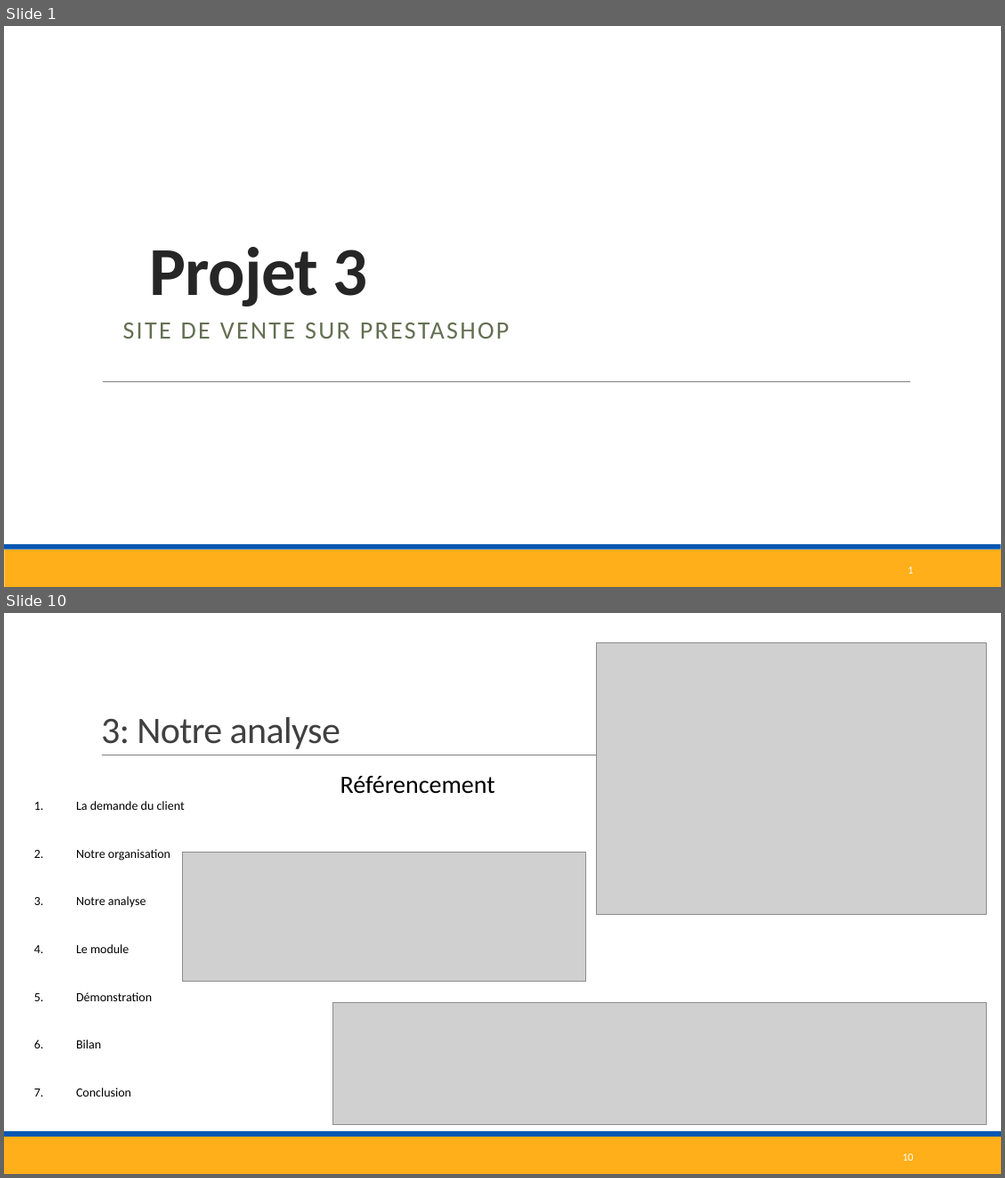
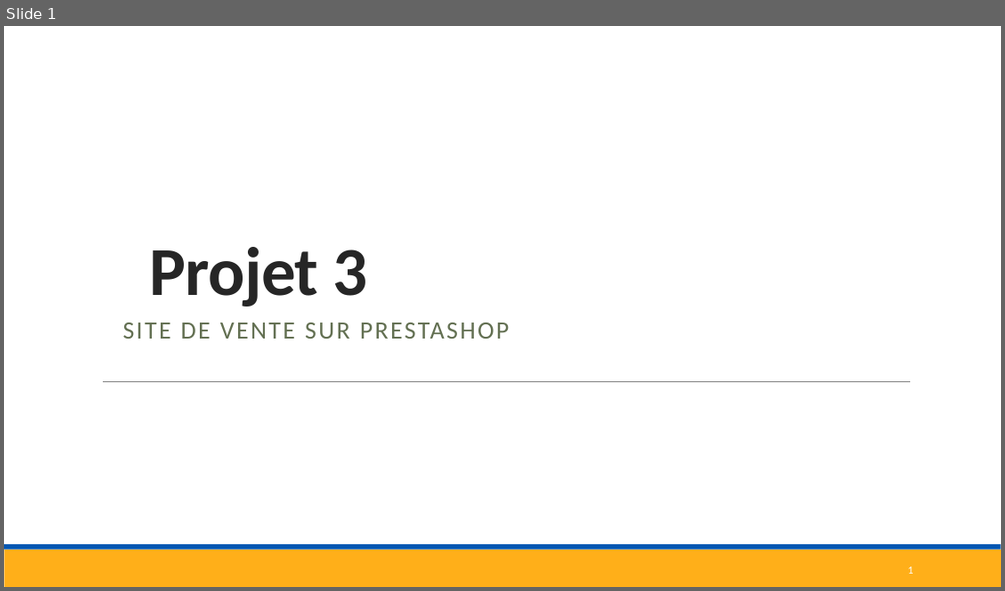
Before and after one commit to corentinBER/Projet-3, a slide deck: Projet3.pptx. Shown one above the other, each under a label of ours: slides 1 and 10 before the commit, slide 1 after it; the slides between them are not shown. The pictures are 1005x1178 and 1005x591 pixels, drawn with LibreOffice and Linux fonts; fonts in the diff are those of the drawing; grey boxes stand for pictures. Boxes give left, top, right and bottom in pixels: in the first picture for what was removed or moved away, otherwise in the second. Text is boxed around its words. In the diff, an @@ line names an element or a change of style, - is before the commit and + after.

```diff
--- a/Projet3.pptx
+++ b/Projet3.pptx
@@ slide 10 removed at bbox=[4, 613, 1001, 1174], background #FFFFFF; not listed: 2 template elements that a slide beside it also shows @@
@@ picture removed at bbox=[596, 642, 987, 914] @@
@@ title removed at bbox=[101, 717, 340, 749] @@
-3: Notre analyse
@@ line removed from (102, 755) to (917, 755) @@
@@ text removed at bbox=[340, 775, 495, 794] @@
-Référencement
@@ text removed at bbox=[76, 801, 185, 1096] @@
-1. La demande du client
-2. Notre organisation
-3. Notre analyse
-4. Le module
-5. Démonstration
-6. Bilan
-7. Conclusion
@@ picture removed at bbox=[182, 852, 586, 981] @@
@@ picture removed at bbox=[333, 1003, 987, 1125] @@
@@ page number removed at bbox=[902, 1153, 913, 1160] @@
-10
```
Also in this commit, not shown: 15 slides changed, 1 other slide removed.
